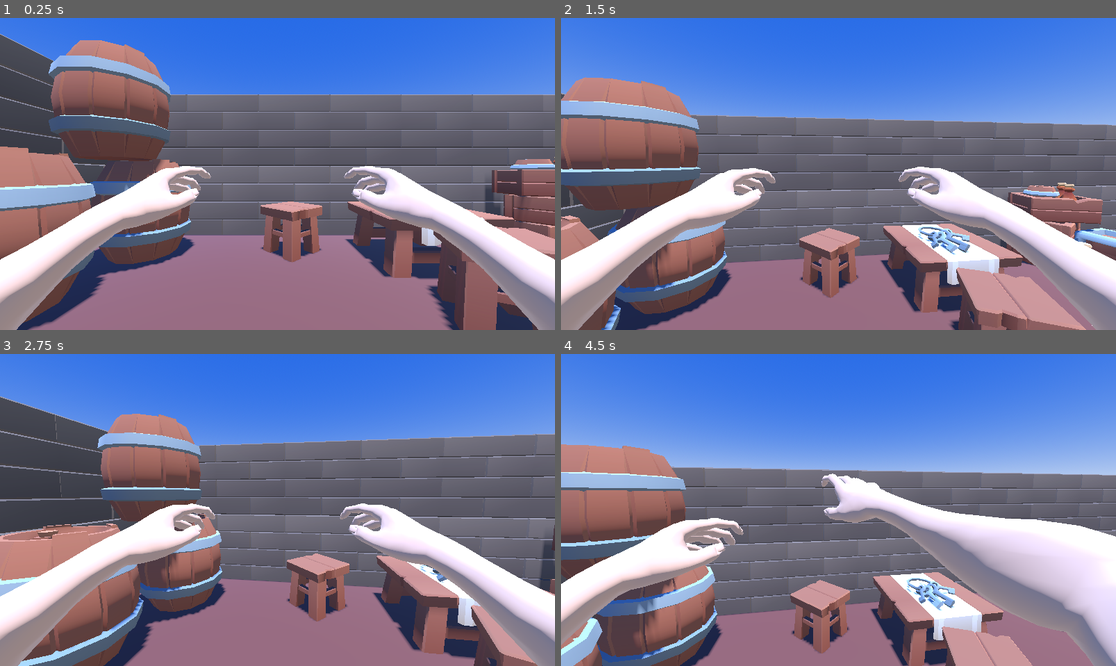
Above: before the commit, frames 1-4 (two rows, left to right).
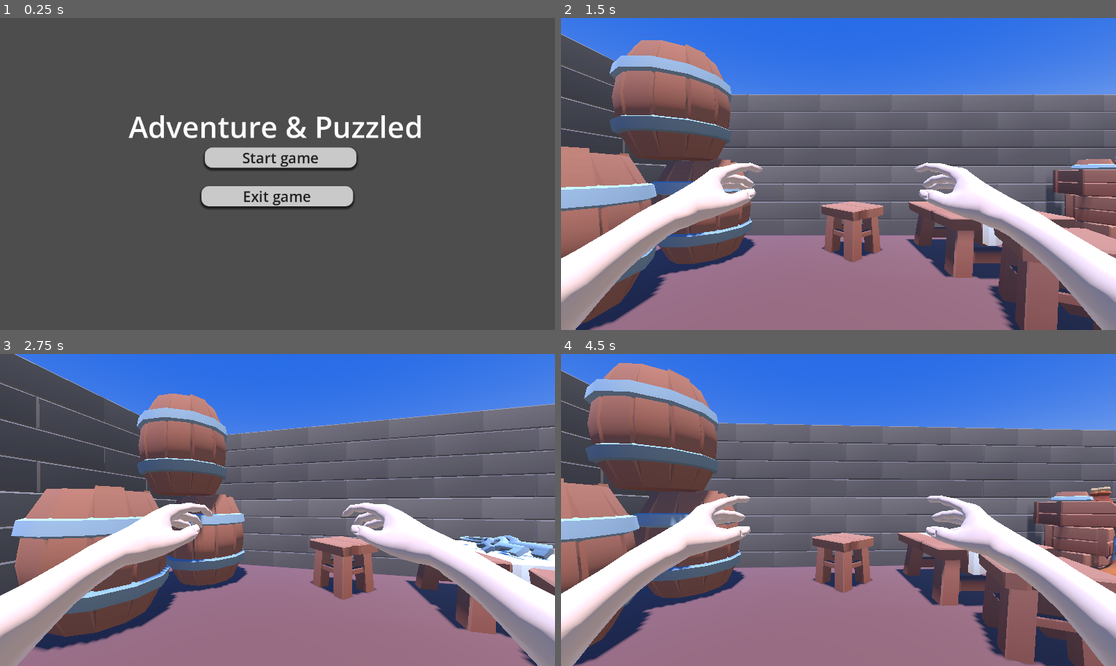
Above: after the commit, the same moments.

Repository: zaria002B/project
Game: Godot game, scene res://scenes/main_menu.tscn
Same seed, same stepped clock (60 frames per second), same inputs: the game is played once before the commit and once after it. Before the commit the project starts from res://scenes/level_1.tscn.
Inputs (mouse positions are in pixels of both pictures, inside the frame that each line leads up to):
- Up to frame 1 (0.25 s): no input
- Up to frame 2 (1.5 s): click (844, 158) at 0.5 s, where only the run after the commit has a clickable "Start game"; tap Enter (ui_accept) at 1.25 s; move the mouse to (866, 174) at 1.27 s; hold Up (ui_up) from 1.28 s (still down); right-click (866, 174) at 1.35 s
- Up to frame 3 (2.75 s): keep holding Up (ui_up); tap Space (jump) at 1.52, 1.82, 2.27, 2.57 s; click (305, 510) at 1.55 s; move the mouse to (249, 510) at 2.02 s; click (249, 510) at 2.1 s; tap Enter (ui_accept) at 2.3 s
- Up to frame 4 (4.5 s): keep holding Up (ui_up); move the mouse to (849, 503) at 2.77 s; tap Enter (ui_accept) at 2.85 s; tap Space (jump) at 3.05, 3.6, 3.77, 4.07 s; move the mouse to (832, 516) at 3.52 s; click (832, 516) at 3.67 s; right-click (832, 516) at 3.8 s; move the mouse to (877, 513) at 4.27 s; tap F (freefly) at 4.35 s

The runs differ from the first frame. In frame 1, 88% of the frame differs, in the area x 0-100%, y 0-100%; in frame 2, 51%; in frame 3, 40%; in frame 4, 64%.

Commit message:
commited

Diff:
--- /dev/null
+++ b/control.tscn
@@ -0,0 +1,23 @@
+[gd_scene format=3 uid="uid://brhy482syhqkw"]
+
+[ext_resource type="Script" uid="uid://doalvx38qrdbo" path="res://scenes/inventory_ui.gd" id="1_0fbet"]
+
+[node name="Control" type="Control" unique_id=703491201]
+layout_mode = 3
+anchors_preset = 15
+anchor_right = 1.0
+anchor_bottom = 1.0
+offset_left = -560.0
+offset_top = -327.0
+offset_right = 592.0
+offset_bottom = 323.0
+grow_horizontal = 2
+grow_vertical = 2
+script = ExtResource("1_0fbet")
+
+[node name="Label" type="Label" parent="." unique_id=1194740753]
+layout_mode = 0
+offset_left = 50.0
+offset_top = 50.0
+offset_right = 276.0
+offset_bottom = 159.0
--- a/project.godot
+++ b/project.godot
@@ -15,32 +15,33 @@
 [application]
 
 config/name="dark"
-run/main_scene="uid://b1oanne1u8r4m"
+run/main_scene="uid://b675ear2gsr45"
 config/features=PackedStringArray("4.7", "Forward Plus")
 config/icon="res://icon.svg"
 
 [autoload]
 
 AudioStreamPlayer3d="*res://scenes/audio_stream_player_3d.tscn"
+Inventory="*uid://d07qf45kcejls"
 
 [input]
 
-move_left={
+left={
 "deadzone": 0.2,
 "events": [Object(InputEventKey,"resource_local_to_scene":false,"resource_name":"","device":-1,"window_id":0,"alt_press …(191 unchanged characters)…
 ]
 }
-move_right={
+right={
 "deadzone": 0.2,
 "events": [Object(InputEventKey,"resource_local_to_scene":false,"resource_name":"","device":-1,"window_id":0,"alt_press …(192 unchanged characters)…
 ]
 }
-move_up={
+up={
 "deadzone": 0.2,
 "events": [Object(InputEventKey,"resource_local_to_scene":false,"resource_name":"","device":-1,"window_id":0,"alt_press …(192 unchanged characters)…
 ]
 }
-move_down={
+down={
 "deadzone": 0.2,
 "events": [Object(InputEventKey,"resource_local_to_scene":false,"resource_name":"","device":-1,"window_id":0,"alt_press …(192 unchanged characters)…
 ]
--- /dev/null
+++ b/scenes/inventory_ui.gd
@@ -0,0 +1,20 @@
+extends Control
+
+@onready var label: Label = $Control/Label
+
+
+func _ready() -> void:
+	visible = false
+
+
+func refresh() -> void:
+	label.text = "Inventory: " + str(Inventory.items)
+
+
+func show_inventory() -> void:
+	refresh()
+	visible = true
+
+
+func hide_inventory() -> void:
+	visible = false
--- /dev/null
+++ b/scenes/inventory_ui.tscn
@@ -0,0 +1,32 @@
+[gd_scene format=3 uid="uid://dr1v3uqs6yfwk"]
+
+[ext_resource type="Script" uid="uid://doalvx38qrdbo" path="res://scenes/inventory_ui.gd" id="1_tahbm"]
+
+[node name="InventoryUi" type="Control" unique_id=1738194159]
+layout_mode = 3
+anchors_preset = 15
+anchor_right = 1.0
+anchor_bottom = 1.0
+grow_horizontal = 2
+grow_vertical = 2
+script = ExtResource("1_tahbm")
+
+[node name="Control" type="Control" parent="." unique_id=1703021435]
+layout_mode = 1
+anchors_preset = 15
+anchor_right = 1.0
+anchor_bottom = 1.0
+grow_horizontal = 2
+grow_vertical = 2
+
+[node name="Label" type="Label" parent="Control" unique_id=1953151488]
+layout_mode = 1
+anchors_preset = -1
+anchor_left = 0.187
+anchor_top = 0.20700002
+anchor_right = 0.187
+anchor_bottom = 0.20700002
+offset_left = -165.42401
+offset_top = -84.13602
+offset_right = 164.57599
+offset_bottom = 83.86398
--- a/scenes/level_1.tscn
+++ b/scenes/level_1.tscn
@@ -1,6 +1,8 @@
 [gd_scene format=3 uid="uid://b1oanne1u8r4m"]
 
 [ext_resource type="PackedScene" uid="uid://bs72ogkvdd7d6" path="res://scenes/player.tscn" id="1_014kd"]
+[ext_resource type="PackedScene" uid="uid://d2324optvcvsx" path="res://scenes/pickup_item.tscn" id="1_15mv3"]
+[ext_resource type="PackedScene" uid="uid://dr1v3uqs6yfwk" path="res://scenes/inventory_ui.tscn" id="1_e3sih"]
 [ext_resource type="PackedScene" uid="uid://xe7etbmjm007" path="res://scenes/floor_wood.tscn" id="2_bswci"]
 [ext_resource type="PackedScene" uid="uid://p3pyqo8ijcvv" path="res://scenes/table.tscn" id="3_4nkto"]
 [ext_resource type="PackedScene" uid="uid://c3tmktpah5d3c" path="res://scenes/crates_stacked.tscn" id="3_fcfvj"]
@@ -26,6 +28,11 @@
 roughness = 0.57
 
 [node name="level1" type="Node3D" unique_id=1062733337]
+
+[node name="InventoryUi" parent="." unique_id=1738194159 instance=ExtResource("1_e3sih")]
+
+[node name="death_zone" parent="." unique_id=1794219106 instance=ExtResource("1_15mv3")]
+transform = Transform3D(1, 0, 0, 0, 1, 0, 0, 0, 1, 0, 1.7805789, 0)
 
 [node name="WorldEnvironment" type="WorldEnvironment" parent="." unique_id=2025222650]
 environment = SubResource("Environment_mq8aq")
--- a/scenes/main.tscn
+++ b/scenes/main.tscn
@@ -1,6 +1,7 @@
 [gd_scene format=3 uid="uid://dfrylhpmt7oau"]
 
 [ext_resource type="PackedScene" uid="uid://bs72ogkvdd7d6" path="res://scenes/player.tscn" id="1_o5qli"]
+[ext_resource type="PackedScene" uid="uid://dr1v3uqs6yfwk" path="res://scenes/inventory_ui.tscn" id="1_tefeu"]
 [ext_resource type="PackedScene" uid="uid://76lpksyqwx1m" path="res://assets/models/dungeon_assets/props/plate_food.glb" id="2_0wfyh"]
 [ext_resource type="Script" uid="uid://ba7hhvhddnv8a" path="res://scripts/lastplate.gd" id="3_tbgi4"]
 [ext_resource type="PackedScene" uid="uid://sd52ar4b5bbw" path="res://scenes/death_zone.tscn" id="5_tbgi4"]
@@ -16,6 +17,8 @@
 
 [node name="WorldEnvironment" type="WorldEnvironment" parent="." unique_id=1592907710]
 environment = SubResource("Environment_sgp6g")
+
+[node name="InventoryUi" parent="." unique_id=1738194159 instance=ExtResource("1_tefeu")]
 
 [node name="blocks" type="Node" parent="." unique_id=2139721150]
 
--- /dev/null
+++ b/scenes/pickup_item.gd
@@ -0,0 +1,9 @@
+extends Area3D
+
+@export var item_name: String = "Key"
+
+
+func _on_body_entered(body: Node3D) -> void:
+	if body is CharacterBody3D:
+		Inventory.add_item(item_name)
+		queue_free()
--- /dev/null
+++ b/scenes/pickup_item.tscn
@@ -0,0 +1,24 @@
+[gd_scene format=3 uid="uid://d2324optvcvsx"]
+
+[ext_resource type="Script" uid="uid://btn0vxtykug5q" path="res://scenes/pickup_item.gd" id="1_ift3w"]
+
+[sub_resource type="SphereShape3D" id="SphereShape3D_7pagp"]
+
+[sub_resource type="SphereMesh" id="SphereMesh_wyx3x"]
+
+[node name="pickup_item" type="Node3D" unique_id=1794219106]
+
+[node name="Area3D" type="Area3D" parent="." unique_id=145756416]
+transform = Transform3D(80.24812, 0, 0, 0, 80.24812, 0, 0, 0, 80.24812, 0, 0, 0)
+script = ExtResource("1_ift3w")
+item_name = " Key"
+
+[node name="CollisionShape3D" type="CollisionShape3D" parent="Area3D" unique_id=145318749]
+transform = Transform3D(0.3, 0, 0, 0, 0.3, 0, 0, 0, 0.3, 0, 0, 0)
+shape = SubResource("SphereShape3D_7pagp")
+
+[node name="MeshInstance3D" type="MeshInstance3D" parent="Area3D" unique_id=685354436]
+mesh = SubResource("SphereMesh_wyx3x")
+
+[connection signal="body_entered" from="Area3D" to="Area3D" method="_on_body_entered"]
+[connection signal="body_shape_entered" from="Area3D" to="Area3D" method="_on_body_shape_entered"]
--- a/scenes/player.tscn
+++ b/scenes/player.tscn
@@ -17,10 +17,6 @@
 [node name="ProtoController" type="CharacterBody3D" unique_id=950201329]
 script = ExtResource("1_g2uji")
 can_freefly = true
-input_left = "move_left"
-input_right = "move_right"
-input_forward = "move_up"
-input_back = "move_down"
 
 [node name="Mesh" type="MeshInstance3D" parent="." unique_id=1411601478]
 transform = Transform3D(1, 0, 0, 0, 1, 0, 0, 0, 1, 0, 0.9, 0)
@@ -38,48 +34,54 @@
 [node name="Camera3D" type="Camera3D" parent="Head" unique_id=1216835304]
 transform = Transform3D(1, 0, 0, 0, 1, 0, 0, 0, 1, 0, 0, 0.006469488)
 
+[node name="GrabAnchor" type="Marker3D" parent="Head/Camera3D" unique_id=1394770789]
+transform = Transform3D(1, 0, 0, 0, 1, 0, 0, 0, 1, 0, -0.20000005, -1.5)
+
+[node name="GrabRay" type="RayCast3D" parent="Head/Camera3D" unique_id=317852856]
+target_position = Vector3(0, 0, -3)
+
 [node name="hands" parent="Head/Camera3D" unique_id=394151897 instance=ExtResource("2_wr06p")]
 transform = Transform3D(-1, 5.5902485e-15, -8.742278e-08, -4.345722e-08, 0.8676975, 0.49709272, 7.585652e-08, 0.49709272, -0.8676975, 0, -1.2168608, -0.40156478)
 
 [node name="Skeleton3D" parent="Head/Camera3D/hands/UnityRig_Metarig" parent_id_path=PackedInt32Array(394151897, 1780179349) index="0" unique_id=1292286011]
-bones/0/rotation = Quaternion(-0.7286416, -0.4844763, -0.2860008, -0.39059922)
-bones/1/rotation = Quaternion(-0.3760183, 0.29149428, -0.09845924, 0.8740407)
+bones/0/rotation = Quaternion(-0.70884, -0.49881023, -0.30863956, -0.39175996)
+bones/1/rotation = Quaternion(-0.39202845, 0.31528896, -0.100971885, 0.8583189)
 bones/2/rotation = Quaternion(-0.017765906, 0.0018291026, 0.07725295, 0.99685156)
-bones/3/rotation = Quaternion(-0.26131818, 0.114341624, 0.04214948, 0.95752925)
-bones/5/rotation = Quaternion(0.03049048, -0.067132, 0.14452119, 0.9867509)
-bones/6/rotation = Quaternion(-0.08768394, -0.09471918, 0.16850837, 0.9772127)
-bones/8/rotation = Quaternion(-0.110161774, 0.098429054, 0.064261, 0.9869381)
-bones/9/rotation = Quaternion(-0.073493, -0.13023971, 0.14574796, 0.97795403)
-bones/10/rotation = Quaternion(-0.10968575, 0.018047381, 0.068000495, 0.9914734)
-bones/11/rotation = Quaternion(-0.060552053, 0.07049454, 0.088399544, 0.9917407)
-bones/12/rotation = Quaternion(0.011488706, -0.08189863, 0.14600895, 0.9858205)
-bones/14/rotation = Quaternion(-0.1858442, 0.09557246, 0.18926142, 0.95943105)
-bones/15/position = Vector3(0.042196646, 0.09425188, 0.003952854)
-bones/15/rotation = Quaternion(-0.10239622, -0.09446465, -0.0023401992, 0.99024546)
-bones/16/rotation = Quaternion(-0.0006816613, -0.010352556, 0.025852935, 0.9996119)
-bones/17/rotation = Quaternion(-0.17827488, 0.1208081, 0.24211472, 0.9460465)
-bones/18/rotation = Quaternion(-0.7286417, 0.48447627, 0.28600067, -0.3905992)
-bones/19/rotation = Quaternion(-0.37601838, -0.2914943, 0.09845919, 0.87404066)
+bones/3/rotation = Quaternion(-0.17732012, -0.030663464, 0.034447994, 0.98307204)
+bones/5/rotation = Quaternion(0.13855836, -0.11219228, 0.20745027, 0.9618622)
+bones/6/rotation = Quaternion(-0.18626669, 0.01602454, 0.20915009, 0.95984596)
+bones/8/rotation = Quaternion(-0.18916611, 0.17120531, 0.17940697, 0.95011485)
+bones/9/rotation = Quaternion(-0.12009984, -0.025501965, 0.18843274, 0.9743813)
+bones/10/rotation = Quaternion(-0.17417583, 0.10006811, 0.10249329, 0.97424036)
+bones/11/rotation = Quaternion(-0.12988076, 0.15309988, 0.20423804, 0.9581118)
+bones/12/rotation = Quaternion(-0.07629494, 0.0059737233, 0.15807399, 0.9844572)
+bones/14/rotation = Quaternion(-0.23800972, 0.1942163, 0.30044103, 0.9029766)
+bones/15/position = Vector3(0.04250132, 0.09569038, -0.00029729173)
+bones/15/rotation = Quaternion(-0.16236207, -0.019214485, 0.032206822, 0.9860183)
+bones/16/rotation = Quaternion(-0.04374884, 0.043505553, 0.05993309, 0.99629384)
+bones/17/rotation = Quaternion(-0.2660627, 0.27659997, 0.30760834, 0.8706781)
+bones/18/rotation = Quaternion(-0.70884, 0.49881023, 0.30863956, -0.39175996)
+bones/19/rotation = Quaternion(-0.39202845, -0.31528896, 0.100971885, 0.8583189)
 bones/20/rotation = Quaternion(-0.017765906, -0.0018291026, -0.07725295, 0.99685156)
 bones/21/position = Vector3(-0.027257953, 0.039556343, -0.040439043)
-bones/21/rotation = Quaternion(-0.26131818, -0.11434161, -0.042149484, 0.95752925)
+bones/21/rotation = Quaternion(-0.17732012, 0.030663464, -0.034447994, 0.98307204)
 bones/22/rotation = Quaternion(0.1192866, -0.11891017, 0.09480816, 0.9811435)
 bones/23/rotation = Quaternion(-0.042284228, 0.036230877, -0.10084657, 0.9933425)
 bones/24/position = Vector3(0.015927646, 0.088620745, 0.035977084)
-bones/24/rotation = Quaternion(-0.08768397, 0.09471918, -0.16850835, 0.9772128)
+bones/24/rotation = Quaternion(-0.18626669, -0.01602454, -0.20915009, 0.95984596)
 bones/25/rotation = Quaternion(-0.106966585, -0.04356579, -0.03343237, 0.9927449)
-bones/26/rotation = Quaternion(-0.11016179, -0.09842906, -0.06426101, 0.9869381)
-bones/27/rotation = Quaternion(-0.07349301, 0.13023973, -0.14574794, 0.97795403)
-bones/28/rotation = Quaternion(-0.10968573, -0.018047381, -0.06800052, 0.9914734)
-bones/29/rotation = Quaternion(-0.06055203, -0.070494495, -0.08839953, 0.9917407)
+bones/26/rotation = Quaternion(-0.18916611, -0.17120531, -0.17940694, 0.95011485)
+bones/27/rotation = Quaternion(-0.12009984, 0.025501965, -0.18843274, 0.9743813)
+bones/28/rotation = Quaternion(-0.17417583, -0.10006811, -0.10249329, 0.97424036)
+bones/29/rotation = Quaternion(-0.12988076, -0.15309988, -0.20423801, 0.9581118)
 bones/30/position = Vector3(-0.025131563, 0.09906874, 0.009746509)
-bones/30/rotation = Quaternion(0.011488719, 0.08189862, -0.14600895, 0.98582053)
+bones/30/rotation = Quaternion(-0.07629494, -0.0059737233, -0.15807399, 0.9844572)
 bones/31/rotation = Quaternion(-0.093681626, -0.01780047, -0.07372374, 0.9927093)
-bones/32/rotation = Quaternion(-0.18584423, -0.09557249, -0.18926142, 0.95943105)
-bones/33/position = Vector3(-0.042196672, 0.09425186, 0.003952915)
-bones/33/rotation = Quaternion(-0.1023962, 0.09446467, 0.0023401969, 0.9902454)
-bones/34/rotation = Quaternion(-0.00068165135, 0.0103525445, -0.025852935, 0.9996119)
-bones/35/rotation = Quaternion(-0.1782749, -0.12080812, -0.2421147, 0.9460466)
+bones/32/rotation = Quaternion(-0.23800972, -0.1942163, -0.30044103, 0.9029766)
+bones/33/position = Vector3(-0.04250132, 0.09569038, -0.00029729173)
+bones/33/rotation = Quaternion(-0.16236207, 0.019214485, -0.032206822, 0.9860183)
+bones/34/rotation = Quaternion(-0.043748837, -0.043505553, -0.059933066, 0.99629384)
+bones/35/rotation = Quaternion(-0.26606268, -0.27660003, -0.3076083, 0.870678)
 
 [node name="AnimationPlayer" parent="Head/Camera3D/hands" index="2" unique_id=1956192304]
 speed_scale = 0.464
--- /dev/null
+++ b/scripts/inventory.gd
@@ -0,0 +1,8 @@
+extends Node
+
+var items: Array = []
+
+func add_item(item_name: String) -> void:
+	items.append(item_name)
+	print("Picked up: ", item_name)
+	print("Inventory now: ", items)
--- /dev/null
+++ b/scripts/item.gd
@@ -0,0 +1,18 @@
+#extends Node
+#
+#
+## Called when the node enters the scene tree for the first time.
+#func _ready() -> void:
+	#pass # Replace with function body.
+#
+#
+## Called every frame. 'delta' is the elapsed time since the previous frame.
+#func _process(delta: float) -> void:
+	#pass
+extends Resource
+class_name Item
+
+@export var name: String = ""
+@export var icon: Texture2D
+@export var stackable: bool = true
+@export var description: String = ""
--- /dev/null
+++ b/scripts/pickup_item.gd
@@ -0,0 +1,11 @@
+extends Node
+
+
+# Called when the node enters the scene tree for the first time.
+func _ready() -> void:
+	pass # Replace with function body.
+
+
+# Called every frame. 'delta' is the elapsed time since the previous frame.
+func _process(delta: float) -> void:
+	pass
--- a/scripts/player.gd
+++ b/scripts/player.gd
@@ -1,7 +1,9 @@
 extends CharacterBody3D
 
 @onready var animation_player: AnimationPlayer = $Head/Camera3D/hands/AnimationPlayer
-
+@onready var grab_ray: RayCast3D = $Head/Camera3D/GrabRay
+@onready var grab_anchor: Marker3D = $Head/Camera3D/GrabAnchor
+@onready var inventory_ui:Control = $"../InventoryUi"
 ## Can we move around?
 @export var can_move: bool = true
 ## Are we affected by gravity?
@@ -20,20 +22,25 @@
 @export var sprint_speed: float = 7.0
 @export var freefly_speed: float = 25.0
 
+@export_group("Grabbing")
+@export var max_grab_speed: float = 10.0
+@export var throw_force: float = 6.0
+
 @export_group("Input Actions")
-@export var input_left: String = "ui_left"
-@export var input_right: String = "ui_right"
-@export var input_forward: String = "ui_up"
-@export var input_back: String = "ui_down"
-@export var input_jump: String = "ui_accept"
+@export var input_left: String = "left"
+@export var input_right: String = "right"
+@export var input_forward: String = "up"
+@export var input_back: String = "down"
+@export var input_jump: String = "jump"
 @export var input_sprint: String = "sprint"
 @export var input_freefly: String = "freefly"
 
-var invent_open: bool=false
+var invent_open: bool = false
 var mouse_captured: bool = false
 var look_rotation: Vector2
 var move_speed: float = 0.0
 var freeflying: bool = false
+var grabbed_object: RigidBody3D = null
 
 @onready var head: Node3D = $Head
 @onready var collider: CollisionShape3D = $Collider
@@ -136,37 +143,96 @@
 		velocity.y = 0
 
 	# ------------------------------------------------
-	# HAND ANIMATIONS
+	# HAND ANIMATIONS / GRAB & PLACE
 	# ------------------------------------------------
 
 	if Input.is_action_just_pressed("grab"):
-		play_animation("grab")
+		if grabbed_object:
+			throw_object()
+		else:
+			try_grab()
 
 	elif Input.is_action_just_pressed("place"):
-		play_animation("place")
+		if grabbed_object:
+			place_object()
 
 	if Input.is_action_just_pressed("Invent_check"):
 		if not invent_open:
 			invent_open = true
 			play_animation("invent_check")
+			inventory_ui.show_inventory()
 		else:
 			invent_open = false
 			play_animation("invent_close")
-
-
-
+			inventory_ui.hide_inventory()
 
 	move_and_slide()
+
+	# Keep held object following the anchor (must run after move_and_slide)
+	update_grabbed_object(delta)
 
 	for i in get_slide_collision_count():
 		var collision = get_slide_collision(i)
 		var body = collision.get_collider()
-		if body is RigidBody3D:
+		if body is RigidBody3D and body != grabbed_object:
 			var push_dir = -collision.get_normal()
 			body.apply_central_impulse(push_dir * 2.5)
 
 
 # ==================================================
+# GRAB / PLACE / THROW
+# ==================================================
+
+func try_grab() -> void:
+	if not grab_ray.is_colliding():
+		return
+
+	var collided = grab_ray.get_collider()
+	if collided is RigidBody3D:
+		grabbed_object = collided
+		grabbed_object.angular_velocity = Vector3.ZERO
+		grabbed_object.add_collision_exception_with(self)
+		play_animation("grab")
+
+
+func place_object() -> void:
+	if not grabbed_object:
+		return
+
+	grabbed_object.remove_collision_exception_with(self)
+	grabbed_object.angular_velocity = Vector3.ZERO
+	grabbed_object = null
+	play_animation("place")
+
+
+func throw_object() -> void:
+	if not grabbed_object:
+		return
+
+	var obj = grabbed_object
+	obj.remove_collision_exception_with(self)
+	grabbed_object = null
+	obj.apply_impulse(-head.global_basis.z * throw_force)
+	play_animation("place")
+
+
+func update_grabbed_object(delta: float) -> void:
+	if not grabbed_object:
+		return
+
+	var target_pos: Vector3 = grab_anchor.global_position
+	var current_pos: Vector3 = grabbed_object.global_position
+	var direction := target_pos - current_pos
+
+	var required_velocity := direction / delta
+	if required_velocity.length() > max_grab_speed:
+		required_velocity = required_velocity.normalized() * max_grab_speed
+
+	grabbed_object.linear_velocity = required_velocity
+	grabbed_object.angular_velocity *= 0.5
+
+
+# ==================================================
 # ANIMATION FUNCTION
 # ==================================================
 
@@ -183,6 +249,10 @@
 func _on_animation_finished(anim_name: StringName) -> void:
 
 	if anim_name == "invent_check":
+		animation_player.pause()
+		return
+
+	if anim_name == "grab" and grabbed_object:
 		animation_player.pause()
 		return
 
Not shown, added: scenes/inventory_ui.gd.uid
Not shown, added: scenes/pickup_item.gd.uid
Not shown, added: scripts/inventory.gd.uid
Not shown, added: scripts/item.gd.uid
Not shown, added: scripts/pickup_item.gd.uid
